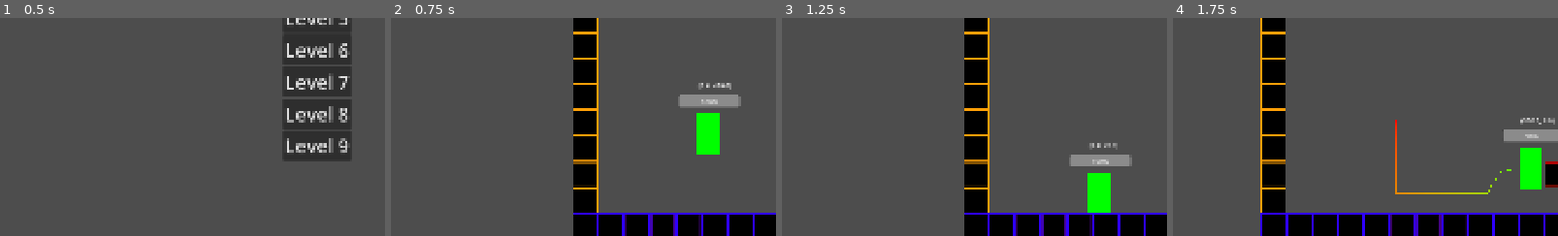
Above: before the commit, frames 1-4 (left to right).
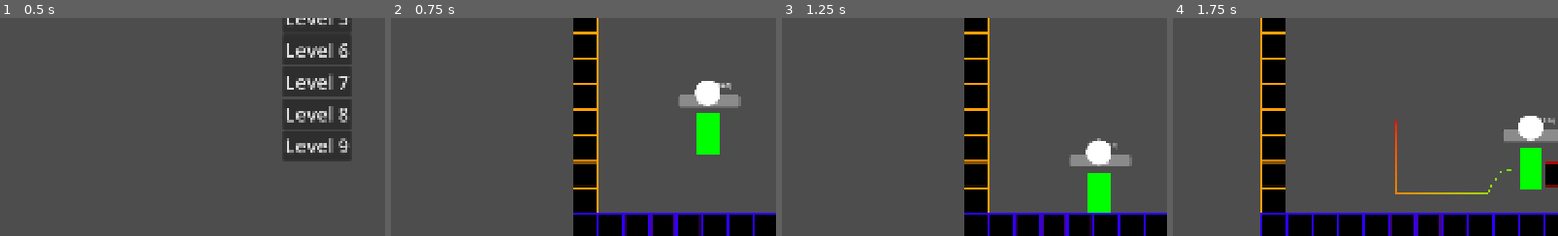
Above: after the commit, the same moments.

Repository: cmoll24/2025_IGC_Vela_Spark
Game: Godot game, scene res://src/main/title.tscn
Two runs of this game, one before a commit and one after it. Both use one fixed random seed, a clock stepped at 60 frames per second and the inputs below.
Inputs:
- Up to frame 1 (0.5 s): no input
- Up to frame 2 (0.75 s): click "Level 1" at 0.5 s
- Up to frame 3 (1.25 s): no input
- Up to frame 4 (1.75 s): tap Enter at 1.25 s; hold Right (move_right) from 1.28 s (still down); hold C (dash) from 1.28 s (still down); tap Z (jump) at 1.52 s
The pictures show only the part of the screen within x 8-58%, y 50-100%; the shares and areas given below are measured in that part.

Frame 1 is identical in both runs. In frame 2, 0.6% of the frame differs, in the area x 78-86%, y 28-41%; in frame 3, 0.6%; in frame 4, 0.6%.

Commit message:
Started the Health bar

Diff:
--- a/2025-igc-boss/src/player/player.tscn
+++ b/2025-igc-boss/src/player/player.tscn
@@ -1,8 +1,9 @@
-[gd_scene load_steps=16 format=3 uid="uid://c6m2t238knjov"]
+[gd_scene load_steps=17 format=3 uid="uid://c6m2t238knjov"]
 
 [ext_resource type="Script" uid="uid://bybhs41x0ko0u" path="res://src/player/playerController.gd" id="1_4anbu"]
 [ext_resource type="Script" uid="uid://c1n2scoew64b3" path="res://src/player/progressBar.gd" id="2_rxibo"]
 [ext_resource type="PackedScene" uid="uid://dkjqxy1egu868" path="res://src/player/playerMovement.tscn" id="3_244u8"]
+[ext_resource type="Texture2D" uid="uid://n5v0b2ld27mk" path="res://assets/debug/projectile.png" id="3_jiejy"]
 [ext_resource type="PackedScene" uid="uid://d0m2s3pjfjhlx" path="res://src/player/playerHealth.tscn" id="4_5f2sf"]
 [ext_resource type="PackedScene" uid="uid://quo4cjhqfu2a" path="res://src/player/playerAttack.tscn" id="5_5f2sf"]
 
@@ -107,10 +108,16 @@
 
 [node name="TextureProgressBar" type="TextureProgressBar" parent="ProgressBar"]
 layout_mode = 0
-offset_right = 40.0
-offset_bottom = 40.0
+offset_left = 39.0
+offset_top = -38.0
+offset_right = 103.0
+offset_bottom = 26.0
 page = 6.0
+value = 94.0
 rounded = true
+fill_mode = 4
+texture_under = ExtResource("3_jiejy")
+texture_progress_offset = Vector2(10, 10)
 
 [node name="PlayerMovement" parent="." node_paths=PackedStringArray("player", "ground_detector", "debug_label") instance=ExtResource("3_244u8")]
 player = NodePath("..")
--- a/2025-igc-boss/src/player/playerHealth.gd
+++ b/2025-igc-boss/src/player/playerHealth.gd
@@ -35,9 +35,8 @@
 	if current_health <= 0:
 		player.die()
 func _process(delta):
-	if current_health >= 10:
+	if current_health >= 1:
 		current_health = current_health - 0.01
-		print("Decay", current_health)
 		health_bar.value = current_health
 	if current_health <= 0:
 		player.die()
